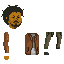
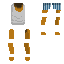
Two versions of the same layered image (64x64). Layer-by-layer changes:
added layer "머리 copy" above "머리" over (8, 3, 61, 61)
hid "머리" over (1, 5, 62, 60)
